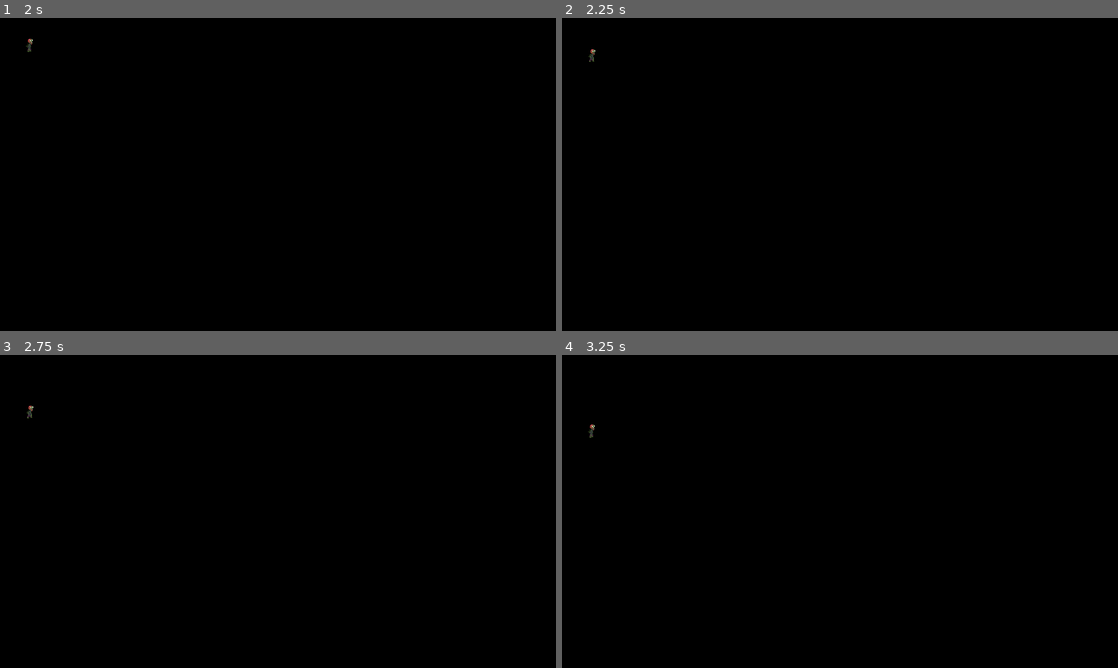
Above: before the commit, frames 1-4 (two rows, left to right).
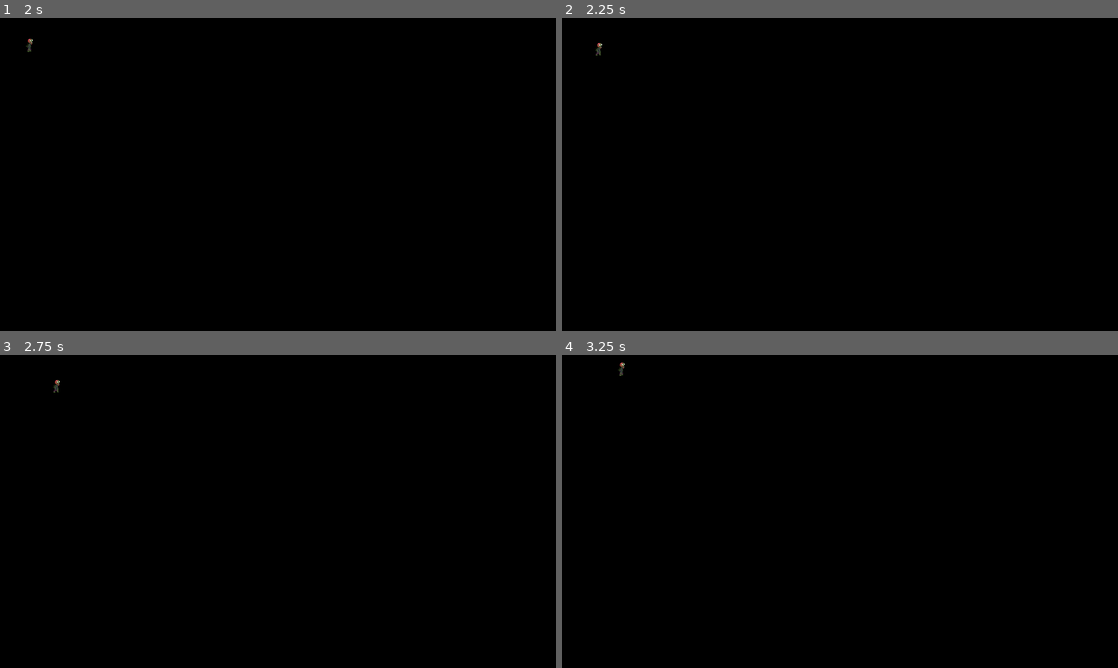
Above: after the commit, the same moments.

Repository: lucasericsson222/gmtk2024
Game: Godot game, scene res://scenes/super_zombie.tscn
Two runs of this game, one before a commit and one after it. Both use one fixed random seed, a clock stepped at 60 frames per second and the inputs below. This scene is started directly instead of the project's main scene.
Inputs (mouse positions are in pixels of both pictures, inside the frame that each line leads up to):
- Up to frame 1 (2 s): tap Enter at 0.5 s; move the mouse to (400, 158) at 0.52 s; hold Right (right) 0.53-1.28 s; hold Shift (clump) 0.53-1.28 s; move the mouse to (166, 190) at 1.27 s; hold Down (down) from 1.28 s (still down); tap Space (spread) at 1.35 s
- Up to frame 2 (2.25 s): move the mouse to (895, 105) at 2.02 s; release Down (down) at 2.03 s; hold Right (right) from 2.03 s (still down); hold F (throw) from 2.03 s (still down)
- Up to frame 3 (2.75 s): keep holding Right (right); keep holding F (throw)
- Up to frame 4 (3.25 s): tap Space (spread) at 2.75 s; move the mouse to (812, 574) at 2.77 s; release Right (right) at 2.78 s; release F (throw) at 2.78 s; hold Up (up) from 2.78 s (still down); tap Shift (clump) at 2.85 s

Frame 1 is identical in both runs. In frame 2, less than 0.1% of the frame differs, in the area x 4-8%, y 8-14%; in frame 3, less than 0.1%; in frame 4, less than 0.1%.

Commit message:
Added procedural room generation

Diff:
--- /dev/null
+++ b/procedural.gd
@@ -0,0 +1,245 @@
+extends Node2D
+
+var floor_tile = Vector2i(3,5)
+var number_of_rooms = 100
+
+var max_room_position := Vector2(50, 40)
+var max_room_size := Vector2i(9, 9)
+var min_room_size := Vector2i(4, 4)
+var max_retries = 100
+var room_spacing = 6
+
+@onready var tileset: TileMapLayer = $Tileset
+var dungeon = Dungeon.new()
+
+var zombie_scene = preload("res://scenes/zombie.tscn")
+
+# Called when the node enters the scene tree for the first time.
+func _ready() -> void:
+
+	dungeon.position = Vector2.ZERO
+	dungeon.size = max_room_position
+
+	create_child_dungeon(dungeon)
+	tile_edges()
+
+	var rooms = get_all_child_rooms(dungeon)
+
+	var start_room = rooms[randi_range(0, rooms.size() - 1)]
+
+	var zombie_instance = zombie_scene.instantiate()
+	add_to_room_random_position(start_room, zombie_instance)
+
+func add_to_room_random_position(room, instance):
+	var random_x = randf_range(room.position.x, room.position.x + room.size.x)
+	var random_y = randf_range(room.position.y, room.position.y + room.size.y)
+	var in_room_pos = Vector2(random_x * 16, random_y * 16)
+	instance.position = in_room_pos
+	add_child(instance)
+
+func create_child_dungeon(dungeon):
+	if dungeon == null:
+		return
+	var direction = 0
+	var split_position = randf_range(0.30, 0.70)
+	var min_split_position = min(split_position, 1 - split_position)
+
+	var fits_horizontal = dungeon.size.x * min_split_position > min_room_size.x + room_spacing
+	var fits_vertical = dungeon.size.y * min_split_position > min_room_size.y + room_spacing
+	if fits_horizontal:
+		direction = 0
+	if fits_vertical:
+		direction = 1
+	if fits_horizontal and fits_vertical:
+		direction = randi_range(0, 1)
+
+	if direction == 0:
+		# horizontal
+		if dungeon.size.x * min_split_position > min_room_size.x + room_spacing:
+			dungeon.right = Dungeon.new()
+			dungeon.right.position = dungeon.position
+			dungeon.right.size = Vector2(dungeon.size.x * split_position, dungeon.size.y)
+			dungeon.left = Dungeon.new()
+			dungeon.left.position = dungeon.position + Vector2(dungeon.size.x * split_position, 0)
+			dungeon.left.size = Vector2(dungeon.size.x * (1 - split_position), dungeon.size.y)
+	if direction == 1:
+		if dungeon.size.y * min_split_position > min_room_size.y + room_spacing:
+			dungeon.right = Dungeon.new()
+			dungeon.right.position = dungeon.position
+			dungeon.right.size = Vector2(dungeon.size.x, dungeon.size.y * split_position)
+			dungeon.left = Dungeon.new()
+			dungeon.left.position = dungeon.position + Vector2(0 , dungeon.size.y * split_position)
+			dungeon.left.size = Vector2(dungeon.size.x, dungeon.size.y * (1 - split_position))
+	create_child_dungeon(dungeon.left)
+	create_child_dungeon(dungeon.right)
+
+	if dungeon.left == null:
+		var size = Vector2.ZERO
+		size.x = randi_range(min_room_size.x, dungeon.size.x - room_spacing)
+		size.y = randi_range(min_room_size.y, dungeon.size.y - room_spacing)
+		var position_relative = Vector2.ZERO
+		position_relative.x = randi_range(room_spacing / 2, dungeon.size.x - size.x - room_spacing / 2)
+		position_relative.y = randi_range(room_spacing / 2, dungeon.size.y - size.y - room_spacing / 2)
+		var room = Room.new()
+		room.position = position_relative + dungeon.position
+		room.size = size
+		tile_room(position_relative + dungeon.position, size)
+		dungeon.room = room
+
+	if dungeon.left != null:
+
+		var left = get_all_child_rooms(dungeon.left)
+		var right = get_all_child_rooms(dungeon.right)
+		connect_rooms(left, right)
+
+func connect_rooms(left_rooms, right_rooms):
+	var room_left_index = randi_range(0, left_rooms.size() - 1)
+	var room_right_index = randi_range(0, right_rooms.size() - 1)
+
+	var left_room = left_rooms[room_left_index]
+	var right_room = right_rooms[room_right_index]
+	create_path(get_room_center(left_room), get_room_center(right_room))
+
+func create_path(left: Vector2i, right: Vector2i):
+
+	var min_x = min(left.x, right.x)
+	var min_y = min(left.y, right.y)
+	var max_x = max(left.x, right.x)
+	var max_y = max(left.y, right.y)
+
+	for i in range(min_x, max_x):
+		set_tile(i, min_y, floor_tile)
+	for j in range(min_y, max_y):
+		set_tile(max_x, j, floor_tile)
+
+func get_room_center(room:Room):
+	return room.size / 2 + room.position
+
+func get_all_child_rooms(dungeon) -> Array[Room]:
+	var rooms: Array[Room] = []
+	if dungeon == null:
+		return rooms
+	if dungeon.room != null:
+		rooms.append(dungeon.room)
+
+	rooms.append_array(get_all_child_rooms(dungeon.left))
+	rooms.append_array(get_all_child_rooms(dungeon.right))
+	return rooms
+
+func _draw() -> void:
+	#draw_dungeon(dungeon)
+	pass
+
+func draw_dungeon(dungeon: Dungeon):
+	if dungeon == null:
+		return
+	if dungeon.left == null:
+		draw_rect(Rect2(dungeon.position * 16, dungeon.size * 16), Color.WHITE, false)
+	draw_dungeon(dungeon.left)
+	draw_dungeon(dungeon.right)
+func random_room():
+	var new_room = Room.new()
+	new_room.position.x = randi_range(0, max_room_position.x)
+	new_room.position.y = randi_range(0, max_room_position.y)
+	new_room.size.x = randi_range(5, max_room_size.x)
+	new_room.size.y = randi_range(5, max_room_size.y)
+	return new_room
+
+func tile_edges():
+	for i in range(-1, max_room_position.x + max_room_size.x):
+		for j in range(-1, max_room_position.y + max_room_size.y):
+			if is_floor_tile(i,j):
+				continue
+			var num_edges = 0
+			if is_floor_tile(i + 1, j):
+				set_tile(i, j, Vector2i(2, 5))
+				num_edges += 1
+			if is_floor_tile(i - 1, j):
+				set_tile(i, j, Vector2i(4, 5))
+				num_edges += 1
+			if is_floor_tile(i , j + 1):
+				set_tile(i, j, Vector2i(3, 4))
+				num_edges += 1
+			if is_floor_tile(i, j - 1):
+				set_tile(i, j, Vector2i(3, 11))
+				num_edges += 1
+			if num_edges == 0:
+				if is_floor_tile(i - 1, j + 1):
+					set_tile(i, j, Vector2i(4, 4))
+				if is_floor_tile(i + 1, j + 1):
+					set_tile(i, j, Vector2i(2, 4))
+				if is_floor_tile(i - 1, j - 1):
+					set_tile(i, j, Vector2i(4, 11))
+				if is_floor_tile(i + 1, j - 1):
+					set_tile(i, j, Vector2i(2, 11))
+			if num_edges == 2:
+				if is_floor_tile(i + 1, j + 1) and is_floor_tile(i + 1, j) and is_floor_tile(i, j + 1):
+					set_tile(i, j, Vector2(2, 7))
+				if is_floor_tile(i - 1, j + 1) and is_floor_tile(i - 1, j) and is_floor_tile(i, j + 1):
+					set_tile(i, j, Vector2i(4, 7))
+				if is_floor_tile(i + 1, j - 1) and is_floor_tile(i + 1, j) and is_floor_tile(i, j - 1):
+					set_tile(i, j, Vector2i(2, 9))
+				if is_floor_tile(i - 1, j - 1) and is_floor_tile(i - 1, j) and is_floor_tile(i, j - 1):
+					set_tile(i, j, Vector2i(4, 9))
+			if num_edges > 2:
+				set_tile(i, j, floor_tile)
+	for i in range(-1, max_room_position.x + max_room_size.x):
+		for j in range(-1, max_room_position.y + max_room_size.y):
+			if get_tile(i, j) == Vector2i(4, 4):
+				set_tile(i, j - 1, Vector2i(4, 3))
+			if get_tile(i, j) == Vector2i(2, 4):
+				set_tile(i, j - 1, Vector2i(2, 3))
+			if get_tile(i, j) == Vector2i(3, 4):
+				set_tile(i, j - 1, Vector2i(3, 3))
+			if get_tile(i, j) == Vector2i(2, 7):
+				set_tile(i, j - 1, Vector2i(2, 6))
+			if get_tile(i, j) == Vector2i(4, 7):
+				set_tile(i, j - 1, Vector2i(4, 6))
+
+func is_floor_tile(i, j) -> bool:
+	var tile = get_tile(i, j)
+	if tile == null:
+		return false;
+	return tile == floor_tile
+
+func set_tile(i, j, tile: Vector2i):
+	$Tileset.set_cell(Vector2i(i, j), 1, tile)
+
+func get_tile(i, j):
+	return tileset.get_cell_atlas_coords(Vector2i(i , j))
+
+
+func are_sets_overlapping(x1, x2, y1, y2) -> bool:
+	return x2 >= y1 && x1 <= y2
+
+func tile_room(pos: Vector2i, size: Vector2i):
+	var max_x = size.x
+	var max_y = size.y
+	for i in range(0, size.x):
+		for j in range(0, size.y):
+			var tile_to_set = Vector2i.ZERO
+			#if i == 0 and j == 0:
+			#	tile_to_set = Vector2i(2, 3)
+			#elif i == 0 and j == 1:
+			#	tile_to_set = Vector2i(2, 4)
+			#elif i == max_x - 1 and j == 0:
+			#	tile_to_set = Vector2i(4, 3)
+			#elif i == max_x - 1 and j == 1:
+			#	tile_to_set = Vector2i(4, 4)
+			#elif i == 0 and j == max_y - 1:
+			#	tile_to_set = Vector2i(2, 11)
+			#elif i == max_x -1 and j == max_y - 1:
+			#	tile_to_set = Vector2i(4, 11)
+			#elif j == 0:
+			#	tile_to_set = Vector2i(3, 3)
+			#elif j == 1:
+			#	tile_to_set = Vector2i(3, 4)
+			#elif i == 0:
+			#	tile_to_set = Vector2i(2, 5)
+			#elif i == max_x - 1:
+			#	tile_to_set = Vector2i(4, 5)
+			#elif j == max_y - 1:
+			#	tile_to_set = Vector2i(3, 11)
+
+			tile_to_set = floor_tile
+			$Tileset.set_cell(Vector2i(pos.x + i, pos.y + j), 1, tile_to_set)
--- /dev/null
+++ b/room.gd
@@ -0,0 +1,4 @@
+class_name Room
+
+var position: Vector2i
+var size: Vector2i
--- a/scenes/Tileset.tscn
+++ b/scenes/Tileset.tscn
@@ -17,6 +17,7 @@
 2:4/0 = 0
 2:4/0/physics_layer_0/polygon_0/points = PackedVector2Array(8, -8, -8, -8, -8, 8, 8, 8)
 2:5/0 = 0
+2:5/0/terrain_set = 0
 2:5/0/physics_layer_0/polygon_0/points = PackedVector2Array(-1, -8, -8, -8, -8, 8, -1, 8)
 3:5/0 = 0
 4:5/0 = 0
@@ -25,7 +26,10 @@
 4:6/0/physics_layer_0/polygon_0/points = PackedVector2Array(8, -8, 1, -8, 1, 8, 8, 8)
 3:6/0 = 0
 2:6/0 = 0
+2:6/0/terrain_set = 0
+2:6/0/terrain = 0
 2:6/0/physics_layer_0/polygon_0/points = PackedVector2Array(-1, -8, -8, -8, -8, 8, -1, 8)
+2:6/0/terrains_peering_bit/right_side = 0
 1:6/0 = 0
 1:6/0/physics_layer_0/polygon_0/points = PackedVector2Array(8, -8, -8, -8, -8, 8, 8, 8)
 1:7/0 = 0
@@ -64,10 +68,18 @@
 4:11/0/physics_layer_0/polygon_0/points = PackedVector2Array(8, 8, 8, -8, 1, -8, 1, 1, -8, 1, -8, 8)
 4:10/0 = 0
 4:10/0/physics_layer_0/polygon_0/points = PackedVector2Array(8, -8, 1, -8, 1, 8, 8, 8)
+4:0/0 = 0
+4:1/0 = 0
+4:2/0 = 0
+6:1/0 = 0
+6:2/0 = 0
 
 [sub_resource type="TileSet" id="TileSet_jr4sw"]
 physics_layer_0/collision_layer = 8
 physics_layer_0/collision_mask = 8
+terrain_set_0/mode = 2
+terrain_set_0/terrain_0/name = "Terrain 0"
+terrain_set_0/terrain_0/color = Color(0.5, 0.34375, 0.25, 1)
 sources/1 = SubResource("TileSetAtlasSource_w4hnm")
 
 [node name="Tileset" type="TileMapLayer"]
--- /dev/null
+++ b/scenes/procedural.tscn
@@ -0,0 +1,14 @@
+[gd_scene load_steps=4 format=3 uid="uid://dogrjobrdai5g"]
+
+[ext_resource type="Script" path="res://procedural.gd" id="1_e3dp6"]
+[ext_resource type="PackedScene" uid="uid://ddeaamttq2dme" path="res://scenes/Tileset.tscn" id="2_3yf7s"]
+[ext_resource type="Script" path="res://scripts/camera.gd" id="4_bix7j"]
+
+[node name="Procedural" type="Node2D"]
+script = ExtResource("1_e3dp6")
+
+[node name="Tileset" parent="." instance=ExtResource("2_3yf7s")]
+
+[node name="Camera2D" type="Camera2D" parent="."]
+zoom = Vector2(3, 3)
+script = ExtResource("4_bix7j")
--- /dev/null
+++ b/scripts/dungeon.gd
@@ -0,0 +1,9 @@
+class_name Dungeon
+
+var position: Vector2
+var size: Vector2
+
+var left: Dungeon
+var right: Dungeon
+
+var room: Room
--- a/scripts/super_zombie.gd
+++ b/scripts/super_zombie.gd
@@ -37,6 +37,8 @@
 						closest = zombie
 						min_dist = dist
 				target = closest
+			else:
+				state = NORMAL
 		else:
 			velocity = zombie_component.max_speed * (target.position - position).normalized()
 
